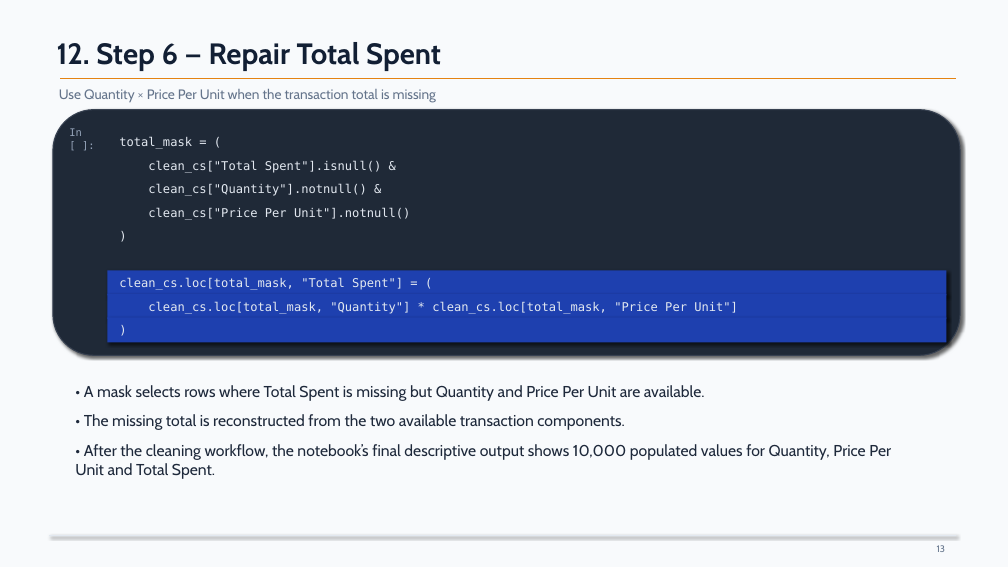
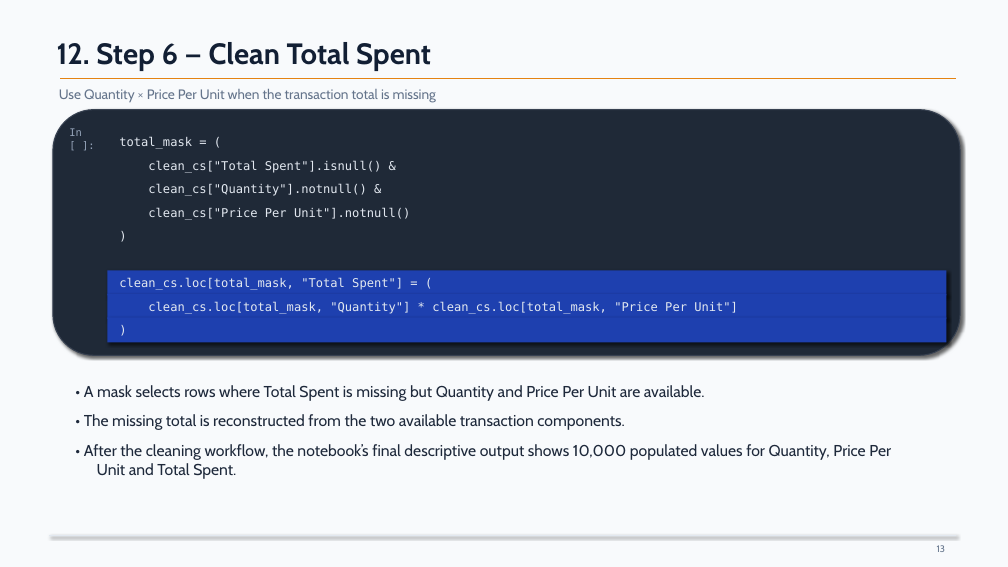
Before and after one commit to NeelaSaranyaS/Cafe_Sales, a slide deck: slide 13 of Cafe_Sales_DC.pptx. Drawn at 1008x567 pixels with LibreOffice and Linux fonts; fonts in the diff are those of the drawing. Boxes give left, top, right and bottom in pixels: in the first picture for what was removed or moved away, otherwise in the second. Text is boxed around its words. In the diff, an @@ line names an element or a change of style, - is before the commit and + after.

```diff
--- a/Cafe_Sales_DC.pptx
+++ b/Cafe_Sales_DC.pptx
@@ text at [57, 42, 431, 71]: text changed @@
-12. Step 6 — Repair Total Spent
+12. Step 6 — Clean Total Spent
@@ text "• A mask selects rows ..." rewrapped from [75, 385, 891, 479] to [84, 385, 891, 479] @@
```
Also in this commit, not shown: 8 other slides changed, 2 other files.
